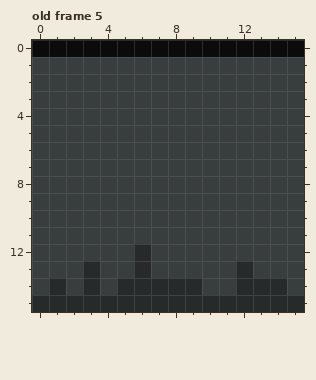
Two versions of one pixel-art file, assets/tilesets/office-divider.ase. Above is the file before it was changed.
16x16 pixels, 11 frames. Colours within 5 levels of each other are drawn and written as one. Shown: old frame 5. The commit also changed other frames, which this record leaves out.
After:
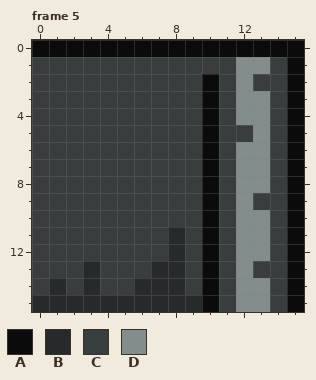
Palette (. is transparent): A #0b0b0b  B #272a2a  C #383d3d  D #838d8d
A new or re-ordered frame is compared with the old frame closest to it.
From old to new:
frames 11 -> 14
Frame 5 is new; against old frame 5:
y 1: x 12..13 CC -> DD; x 15 C -> A
y 2: x 10 C -> A; x 12 C -> D; x 15 C -> A
y 3..4: x 10 C -> A; x 12..13 CC -> DD; x 15 C -> A
y 5: x 10 C -> A; x 13 C -> D; x 15 C -> A
y 6..8: x 10 C -> A; x 12..13 CC -> DD; x 15 C -> A
y 9: x 10 C -> A; x 12 C -> D; x 15 C -> A
y 10: x 10 C -> A; x 12..13 CC -> DD; x 15 C -> A
y 11: x 8 C -> B; x 10 C -> A; x 12..13 CC -> DD; x 15 C -> A
y 12: x 6 B -> C; x 8 C -> B; x 10 C -> A; x 12..13 CC -> DD; x 15 C -> A
y 13: x 6..8 BCC -> CBB; x 10 C -> A; x 12 B -> D; x 15 C -> A
y 14: x 5 B -> C; x 9..10 BC -> CA; x 12..15 BBBC -> DDCA
y 15: x 10..15 BBBBBB -> ACDDCA
